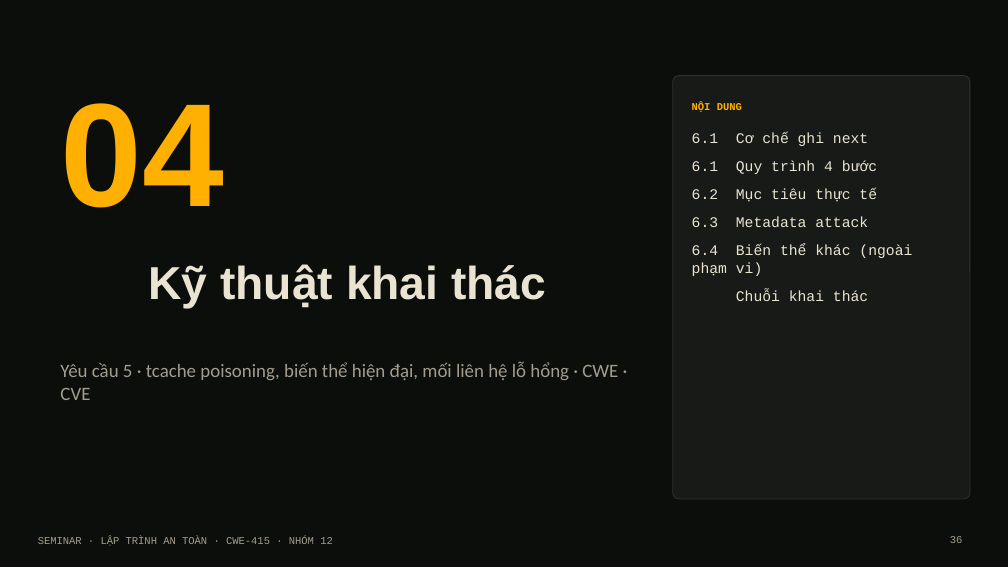
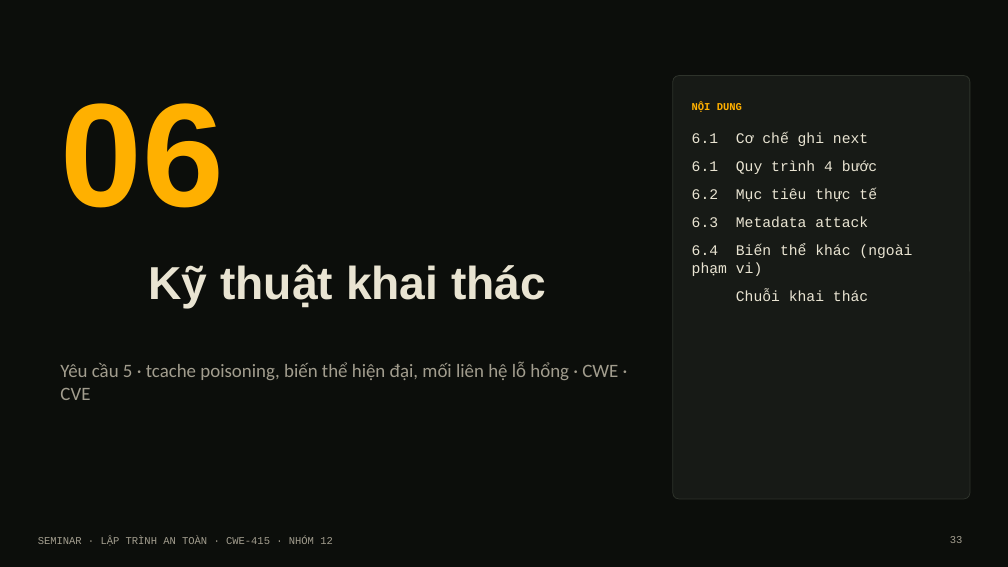
Before and after one commit to Nhan-Laptop/Heap-Double-Free-Attack, a slide deck: slide 33 of Heap-Double-Free-Attack.pptx (slide 36 before the commit). Drawn at 1008x567 pixels with LibreOffice and Linux fonts; fonts in the diff are those of the drawing. Boxes give left, top, right and bottom in pixels: in the first picture for what was removed or moved away, otherwise in the second. Text is boxed around its words. In the diff, an @@ line names an element or a change of style, - is before the commit and + after.

```diff
--- a/Heap-Double-Free-Attack.pptx
+++ b/Heap-Double-Free-Attack.pptx
@@ text at <box>60,103,223,208</box>: text changed @@
-04
+06
```
Also in this commit, not shown: 12 other slides changed, 3 slides added, 6 slides removed, 1 other file.
